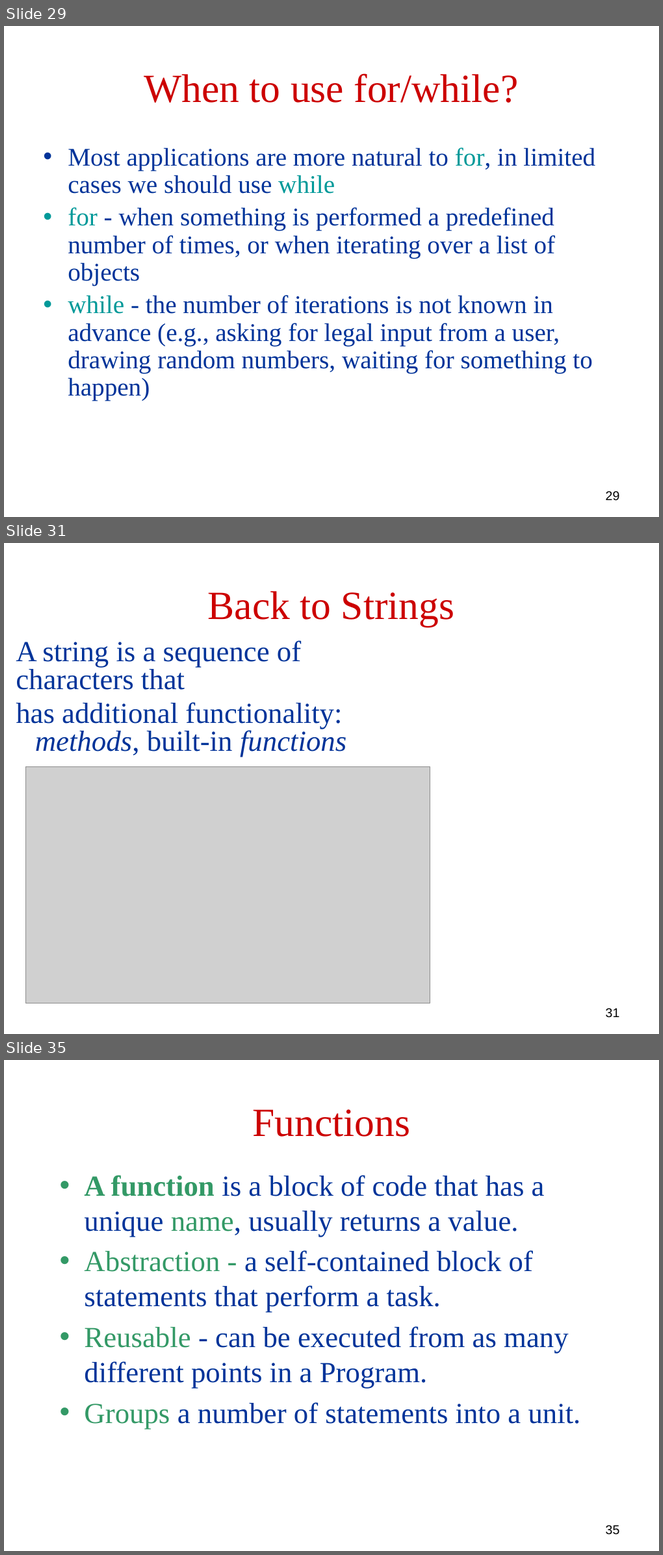
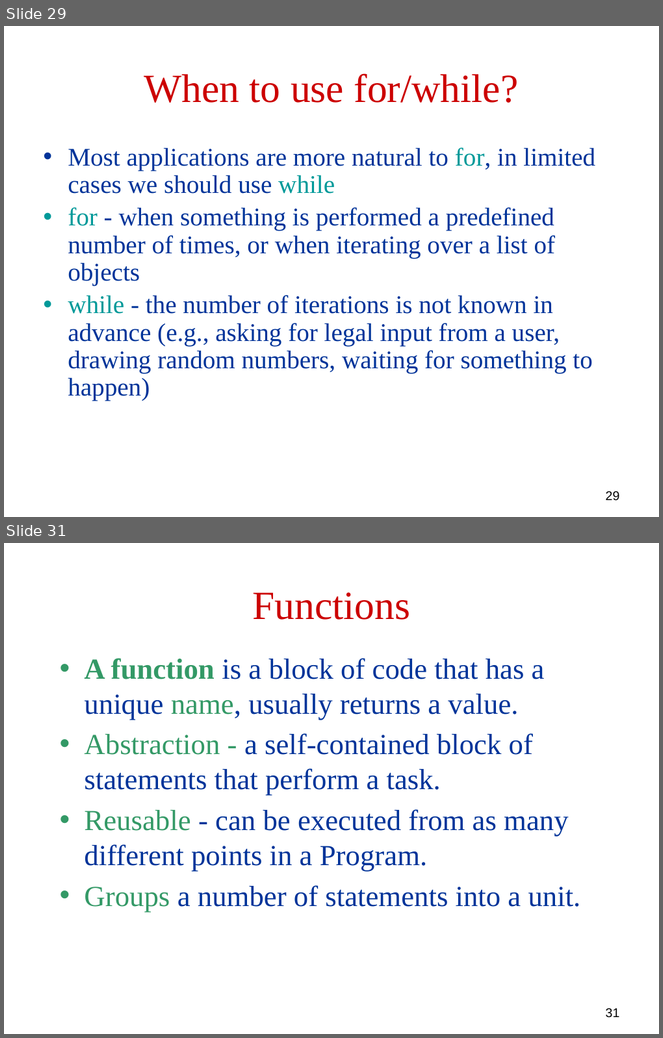
Before and after one commit to robintux/gip, a slide deck: Sessions/2/gip2.pptx. Shown one above the other, each under a label of ours: slides 29, 31 and 35 before the commit, slides 29 and 31 after it; the slides between them are not shown. The pictures are 663x1555 and 663x1038 pixels, drawn with LibreOffice and Linux fonts; fonts in the diff are those of the drawing; grey boxes stand for pictures. Boxes give left, top, right and bottom in pixels: in the first picture for what was removed or moved away, otherwise in the second. Text is boxed around its words. In the diff, an @@ line names an element or a change of style, - is before the commit and + after.

```diff
--- a/Sessions/2/gip2.pptx
+++ b/Sessions/2/gip2.pptx
@@ slide 31 removed at bbox=[4, 543, 659, 1034], background #FFFFFF @@
@@ text removed at bbox=[208, 591, 454, 627] @@
-Back to Strings
@@ text removed at bbox=[16, 641, 347, 757] @@
-A string is a sequence of characters that
-has additional functionality: methods, built-in functions
@@ picture removed at bbox=[25, 767, 430, 1005] @@
@@ page number removed at bbox=[606, 1008, 620, 1018] @@
-31
@@ what was slide 35 is now slide 31 @@
@@ page number at bbox=[606, 1008, 620, 1018]: text changed @@
-35
+31
```
Also in this commit, not shown: 12 slides changed, 3 other slides removed.
